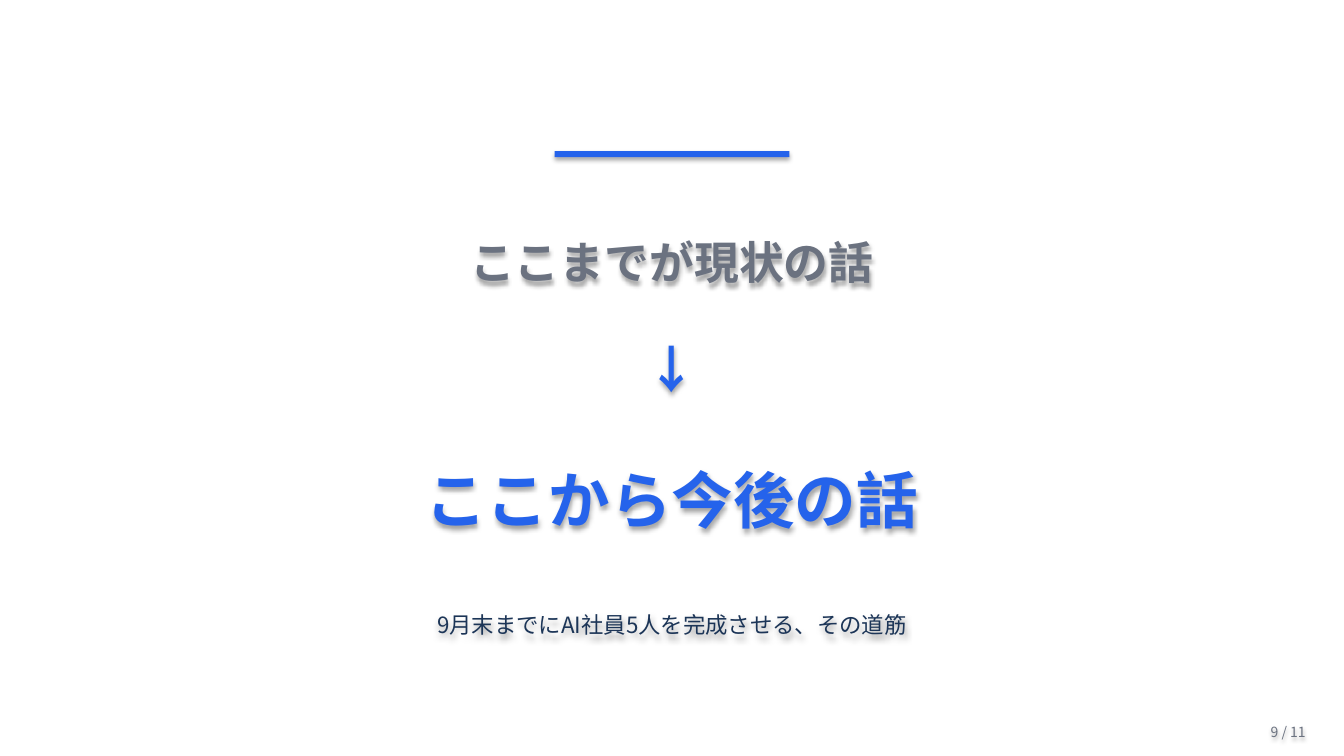
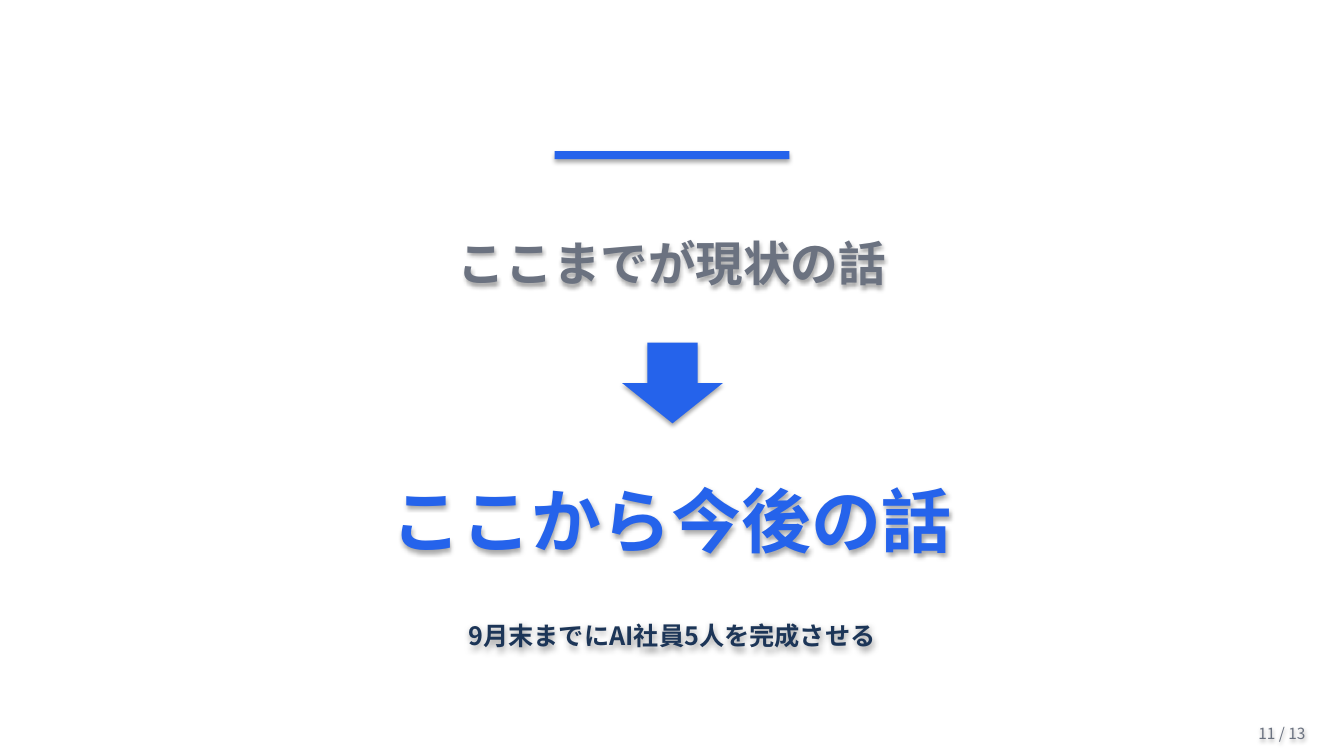
Before and after one commit to Ryunosuke-Okawa/Ryunosuke-n1, a slide deck: slide 11 of strategy/AI社員5人_発表_20260426.pptx (slide 9 before the commit). Drawn at 1344x756 pixels with LibreOffice and Linux fonts; fonts in the diff are those of the drawing. Boxes give left, top, right and bottom in pixels: in the first picture for what was removed or moved away, otherwise in the second. Text is boxed around its words. In the diff, an @@ line names an element or a change of style, - is before the commit and + after.

```diff
--- a/strategy/AI社員5人_発表_20260426.pptx
+++ b/strategy/AI社員5人_発表_20260426.pptx
@@ text "ここまでが現状の話" at (x1=458, y1=240, x2=886, y2=289): size 32 to 34 pt @@
@@ text removed at (x1=50, y1=333, x2=1294, y2=403) @@
-↓
@@ down arrow added at (x1=622, y1=343, x2=723, y2=423), fill #2563EB @@
@@ text "ここから今後の話" moved from (x1=425, y1=470, x2=918, y2=533) to (x1=392, y1=487, x2=952, y2=558) @@
@@ text "ここから今後の話" at (x1=392, y1=487, x2=952, y2=558): size 44 to 50 pt @@
@@ text at (x1=468, y1=623, x2=875, y2=648): text changed; size 16 to 18 pt; bold on @@
-9月末までにAI社員5人を完成させる、その道筋
+9月末までにAI社員5人を完成させる
@@ text at (x1=1258, y1=727, x2=1305, y2=739): text changed; size 10 to 11 pt @@
-9 / 11
+11 / 13
```
Also in this commit, not shown: 8 other slides changed, 4 slides added, 2 slides removed, 1 other file.
